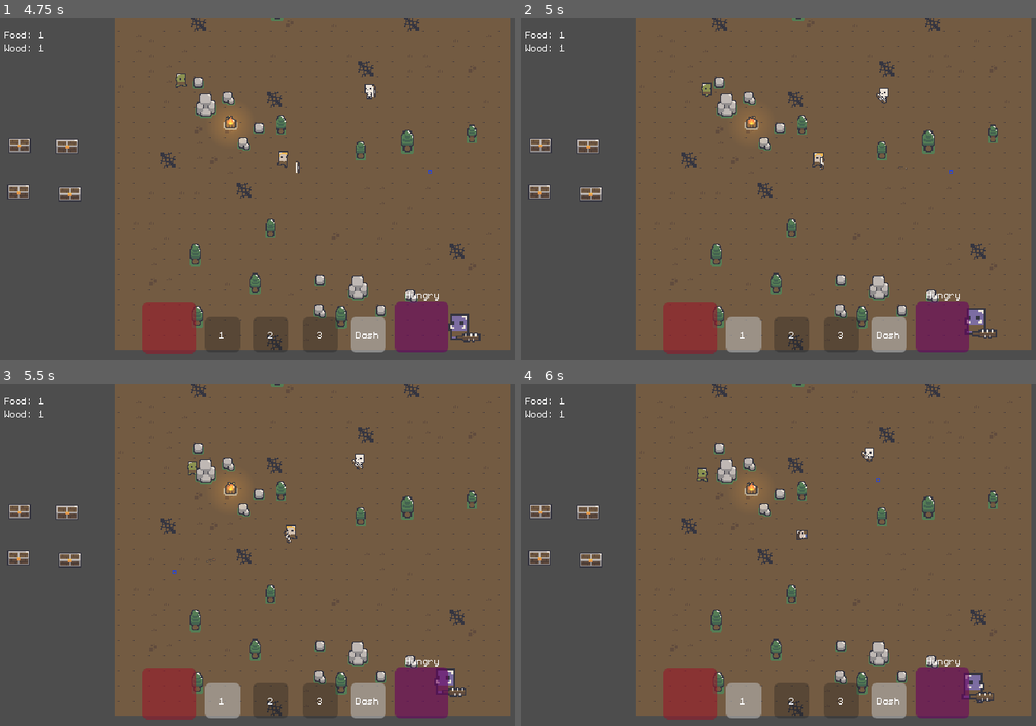
Above: before the commit, frames 1-4 (two rows, left to right).
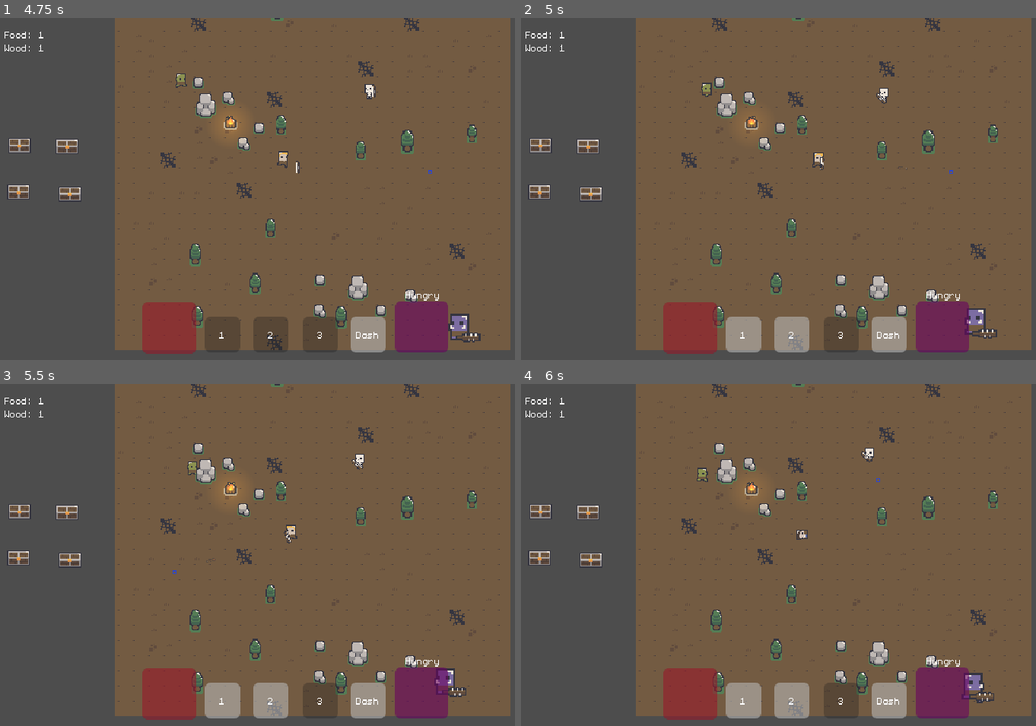
Above: after the commit, the same moments.

Repository: qmarsala/DeliciousDungeon
Game: Godot game, scene res://scenes/debug.tscn
Two runs of this game, one before a commit and one after it. Both use one fixed random seed, a clock stepped at 60 frames per second and the inputs below. This scene is started directly instead of the project's main scene.
Inputs (mouse positions are in pixels of both pictures, inside the frame that each line leads up to):
- Up to frame 1 (4.75 s): move the mouse to (267, 257) at 0.52 s; tap Q (ability_one) at 0.6, 1.35, 2.3, 3.05, 3.8, 4.35 s; click (267, 257) at 0.67 s; move the mouse to (478, 240) at 1.27 s; click (478, 240) at 1.42 s; move the mouse to (113, 137) at 2.02 s; hold Right mouse button (dash) 2.03-2.78 s; click (113, 137) at 2.17 s; move the mouse to (324, 189) at 2.77 s; tap F (interact) at 2.85 s; click (324, 189) at 2.92 s; move the mouse to (206, 103) at 3.52 s; press the mouse at (206, 103) at 3.53 s; move the mouse to (427, 171) at 4.27 s; release the mouse at (427, 171) at 4.28 s; click (427, 171) at 4.42 s
- Up to frame 2 (5 s): no input
- Up to frame 3 (5.5 s): move the mouse to (175, 572) at 5.02 s; tap Q (ability_one) at 5.1 s; click (175, 572) at 5.17 s
- Up to frame 4 (6 s): move the mouse to (876, 479) at 5.77 s; right-click (876, 479) at 5.85 s; click (876, 479) at 5.92 s

Frame 1 is identical in both runs. In frame 2, 0.7% of the frame differs, in the area x 49-56%, y 87-98%; in frame 3, 0.7%; in frame 4, 0.7%.
Error in both runs: Invalid assignment of property or key 'damage' with value of type 'float' on a base object of type 'Node2D (Projectile)'. (res://assets/scripts/enemies/enemy_s…

Commit message:
give weapons new ability obj

Diff:
--- a/src/assets/resources/weapons/bow_levelone.tres
+++ b/src/assets/resources/weapons/bow_levelone.tres
@@ -1,7 +1,9 @@
-[gd_resource type="Resource" script_class="WeaponData" load_steps=6 format=3 uid="uid://b5ajp2cpjk2pw"]
+[gd_resource type="Resource" script_class="WeaponData" load_steps=9 format=3 uid="uid://b5ajp2cpjk2pw"]
 
 [ext_resource type="Script" path="res://assets/resources/weapons/weapon_data.gd" id="1_oxbym"]
 [ext_resource type="Script" path="res://assets/resources/abilities/ability.gd" id="2_tdr80"]
+[ext_resource type="Resource" uid="uid://b1tjegfgivt36" path="res://assets/resources/abilities/piercing_shot.tres" id="3_nx15s"]
+[ext_resource type="PackedScene" uid="uid://ciiqtjse5bxlx" path="res://scenes/items/piercing_arrow.tscn" id="4_f2e5i"]
 [ext_resource type="Resource" uid="uid://w4avb0eafw6r" path="res://assets/resources/abilities/shoot_arrow.tres" id="4_sspcf"]
 [ext_resource type="PackedScene" uid="uid://dwmoi0dahea8s" path="res://scenes/items/arrow.tscn" id="6_nxraj"]
 
@@ -11,11 +13,17 @@
 data = ExtResource("4_sspcf")
 input_event = "ability_one"
 
+[sub_resource type="Resource" id="Resource_2dpyk"]
+script = ExtResource("2_tdr80")
+scene = ExtResource("4_f2e5i")
+data = ExtResource("3_nx15s")
+input_event = "ability_two"
+
 [resource]
 script = ExtResource("1_oxbym")
 max_range = 90.0
 cooldown_reduction = 0.0
-weapon_abilities = Array[ExtResource("2_tdr80")]([SubResource("Resource_0tgx5")])
+weapon_abilities = Array[ExtResource("2_tdr80")]([SubResource("Resource_0tgx5"), SubResource("Resource_2dpyk")])
 weapon_level = 1
 item_id = 3
 name = "Bow"
--- a/src/assets/resources/weapons/bow_leveltwo.tres
+++ b/src/assets/resources/weapons/bow_leveltwo.tres
@@ -1,13 +1,29 @@
-[gd_resource type="Resource" script_class="WeaponData" load_steps=3 format=3 uid="uid://bxslsp2tvvin1"]
+[gd_resource type="Resource" script_class="WeaponData" load_steps=9 format=3 uid="uid://bxslsp2tvvin1"]
 
 [ext_resource type="Script" path="res://assets/resources/weapons/weapon_data.gd" id="1_bmtdg"]
 [ext_resource type="Script" path="res://assets/resources/abilities/ability.gd" id="2_g2gy2"]
+[ext_resource type="Resource" uid="uid://b1tjegfgivt36" path="res://assets/resources/abilities/piercing_shot.tres" id="3_4ujmv"]
+[ext_resource type="Resource" uid="uid://w4avb0eafw6r" path="res://assets/resources/abilities/shoot_arrow.tres" id="4_5adoi"]
+[ext_resource type="PackedScene" uid="uid://dwmoi0dahea8s" path="res://scenes/items/arrow.tscn" id="4_f5bsb"]
+[ext_resource type="PackedScene" uid="uid://ciiqtjse5bxlx" path="res://scenes/items/piercing_arrow.tscn" id="4_uv3aj"]
+
+[sub_resource type="Resource" id="Resource_yv7pr"]
+script = ExtResource("2_g2gy2")
+scene = ExtResource("4_f5bsb")
+data = ExtResource("4_5adoi")
+input_event = "ability_one"
+
+[sub_resource type="Resource" id="Resource_5f65v"]
+script = ExtResource("2_g2gy2")
+scene = ExtResource("4_uv3aj")
+data = ExtResource("3_4ujmv")
+input_event = "ability_two"
 
 [resource]
 script = ExtResource("1_bmtdg")
 max_range = 110.0
 cooldown_reduction = 0.2
-weapon_abilities = Array[ExtResource("2_g2gy2")]([])
+weapon_abilities = Array[ExtResource("2_g2gy2")]([SubResource("Resource_yv7pr"), SubResource("Resource_5f65v")])
 weapon_level = 2
 item_id = 3
 name = "Bow"
--- a/src/assets/resources/weapons/firestaff_levelone.tres
+++ b/src/assets/resources/weapons/firestaff_levelone.tres
@@ -1,13 +1,29 @@
-[gd_resource type="Resource" script_class="WeaponData" load_steps=3 format=3 uid="uid://bvak4qjj02fj3"]
+[gd_resource type="Resource" script_class="WeaponData" load_steps=9 format=3 uid="uid://bvak4qjj02fj3"]
 
 [ext_resource type="Script" path="res://assets/resources/weapons/weapon_data.gd" id="2_6qkyh"]
 [ext_resource type="Script" path="res://assets/resources/abilities/ability.gd" id="2_bs4id"]
+[ext_resource type="Resource" uid="uid://b61mb8vxpb1ml" path="res://assets/resources/abilities/ignite.tres" id="3_ndcuv"]
+[ext_resource type="Resource" uid="uid://chw5576wg47v4" path="res://assets/resources/abilities/conflagrate.tres" id="4_2inyr"]
+[ext_resource type="PackedScene" uid="uid://c1tv7g4ssauru" path="res://scenes/spells/conflagrate.tscn" id="4_aa2gn"]
+[ext_resource type="PackedScene" uid="uid://d0ijtlxrsxwu6" path="res://scenes/spells/ignite.tscn" id="6_r0kwf"]
+
+[sub_resource type="Resource" id="Resource_7ugmf"]
+script = ExtResource("2_bs4id")
+scene = ExtResource("4_aa2gn")
+data = ExtResource("4_2inyr")
+input_event = "ability_one"
+
+[sub_resource type="Resource" id="Resource_jp2qe"]
+script = ExtResource("2_bs4id")
+scene = ExtResource("6_r0kwf")
+data = ExtResource("3_ndcuv")
+input_event = "ability_two"
 
 [resource]
 script = ExtResource("2_6qkyh")
 max_range = 70.0
 cooldown_reduction = 0.0
-weapon_abilities = Array[ExtResource("2_bs4id")]([])
+weapon_abilities = Array[ExtResource("2_bs4id")]([SubResource("Resource_7ugmf"), SubResource("Resource_jp2qe")])
 weapon_level = 1
 item_id = 2
 name = "Fire Staff"
--- a/src/assets/resources/weapons/firestaff_leveltwo.tres
+++ b/src/assets/resources/weapons/firestaff_leveltwo.tres
@@ -1,13 +1,29 @@
-[gd_resource type="Resource" script_class="WeaponData" load_steps=3 format=3 uid="uid://bugt3yrpkyo3g"]
+[gd_resource type="Resource" script_class="WeaponData" load_steps=9 format=3 uid="uid://bugt3yrpkyo3g"]
 
 [ext_resource type="Script" path="res://assets/resources/weapons/weapon_data.gd" id="1_wrwmw"]
 [ext_resource type="Script" path="res://assets/resources/abilities/ability.gd" id="2_v0pxh"]
+[ext_resource type="Resource" uid="uid://b61mb8vxpb1ml" path="res://assets/resources/abilities/ignite.tres" id="3_2kcw2"]
+[ext_resource type="Resource" uid="uid://chw5576wg47v4" path="res://assets/resources/abilities/conflagrate.tres" id="4_5pyno"]
+[ext_resource type="PackedScene" uid="uid://c1tv7g4ssauru" path="res://scenes/spells/conflagrate.tscn" id="4_gepto"]
+[ext_resource type="PackedScene" uid="uid://d0ijtlxrsxwu6" path="res://scenes/spells/ignite.tscn" id="6_07r3a"]
+
+[sub_resource type="Resource" id="Resource_7ugmf"]
+script = ExtResource("2_v0pxh")
+scene = ExtResource("4_gepto")
+data = ExtResource("4_5pyno")
+input_event = "ability_one"
+
+[sub_resource type="Resource" id="Resource_jp2qe"]
+script = ExtResource("2_v0pxh")
+scene = ExtResource("6_07r3a")
+data = ExtResource("3_2kcw2")
+input_event = "ability_two"
 
 [resource]
 script = ExtResource("1_wrwmw")
 max_range = 90.0
 cooldown_reduction = 0.2
-weapon_abilities = Array[ExtResource("2_v0pxh")]([])
+weapon_abilities = Array[ExtResource("2_v0pxh")]([SubResource("Resource_7ugmf"), SubResource("Resource_jp2qe")])
 weapon_level = 2
 item_id = 2
 name = "Fire Staff"
--- a/src/assets/resources/weapons/sword_levelone.tres
+++ b/src/assets/resources/weapons/sword_levelone.tres
@@ -1,13 +1,29 @@
-[gd_resource type="Resource" script_class="WeaponData" load_steps=3 format=3 uid="uid://c5y76p8h84ip0"]
+[gd_resource type="Resource" script_class="WeaponData" load_steps=9 format=3 uid="uid://c5y76p8h84ip0"]
 
 [ext_resource type="Script" path="res://assets/resources/weapons/weapon_data.gd" id="1_pkkhl"]
 [ext_resource type="Script" path="res://assets/resources/abilities/ability.gd" id="2_rqtov"]
+[ext_resource type="Resource" uid="uid://bbipk0xulhe0j" path="res://assets/resources/abilities/sword_stab.tres" id="3_1yar2"]
+[ext_resource type="Resource" uid="uid://43lcogjjbhl7" path="res://assets/resources/abilities/sword_swing.tres" id="3_oytfk"]
+[ext_resource type="PackedScene" uid="uid://do1nl314r0yo1" path="res://scenes/melee/sword_swing.tscn" id="4_o0gx0"]
+[ext_resource type="PackedScene" uid="uid://cvxvecph7j317" path="res://scenes/melee/sword_stab.tscn" id="6_vv4qa"]
+
+[sub_resource type="Resource" id="Resource_syiy3"]
+script = ExtResource("2_rqtov")
+scene = ExtResource("4_o0gx0")
+data = ExtResource("3_oytfk")
+input_event = "ability_one"
+
+[sub_resource type="Resource" id="Resource_ih1qt"]
+script = ExtResource("2_rqtov")
+scene = ExtResource("6_vv4qa")
+data = ExtResource("3_1yar2")
+input_event = "ability_two"
 
 [resource]
 script = ExtResource("1_pkkhl")
 max_range = 15.0
 cooldown_reduction = 0.0
-weapon_abilities = Array[ExtResource("2_rqtov")]([])
+weapon_abilities = Array[ExtResource("2_rqtov")]([SubResource("Resource_syiy3"), SubResource("Resource_ih1qt")])
 weapon_level = 1
 item_id = 4
 name = "Sword"
